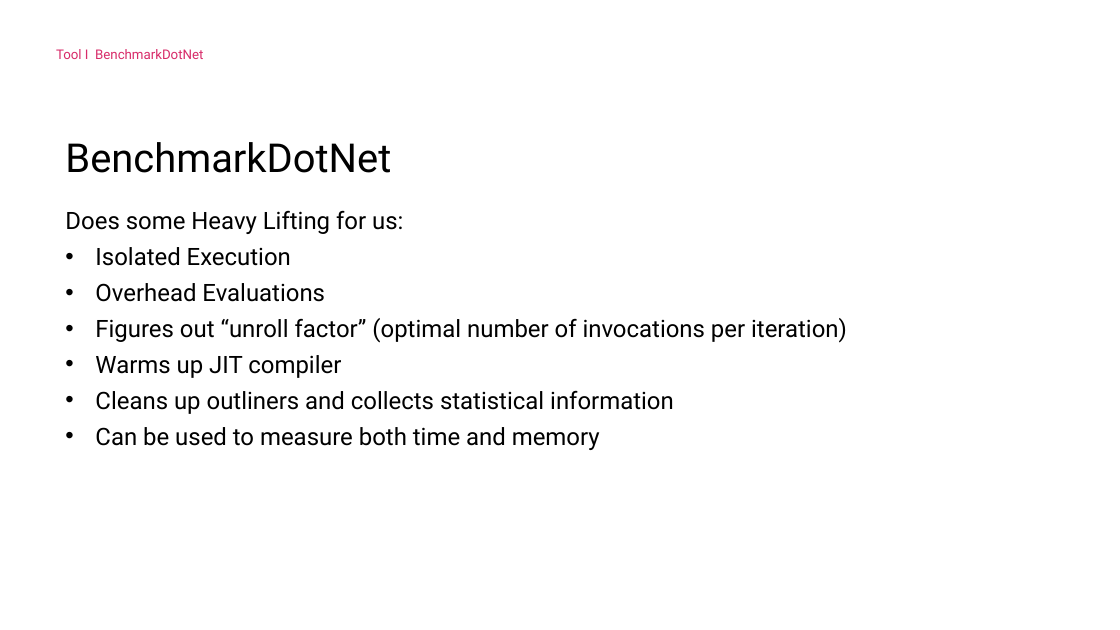
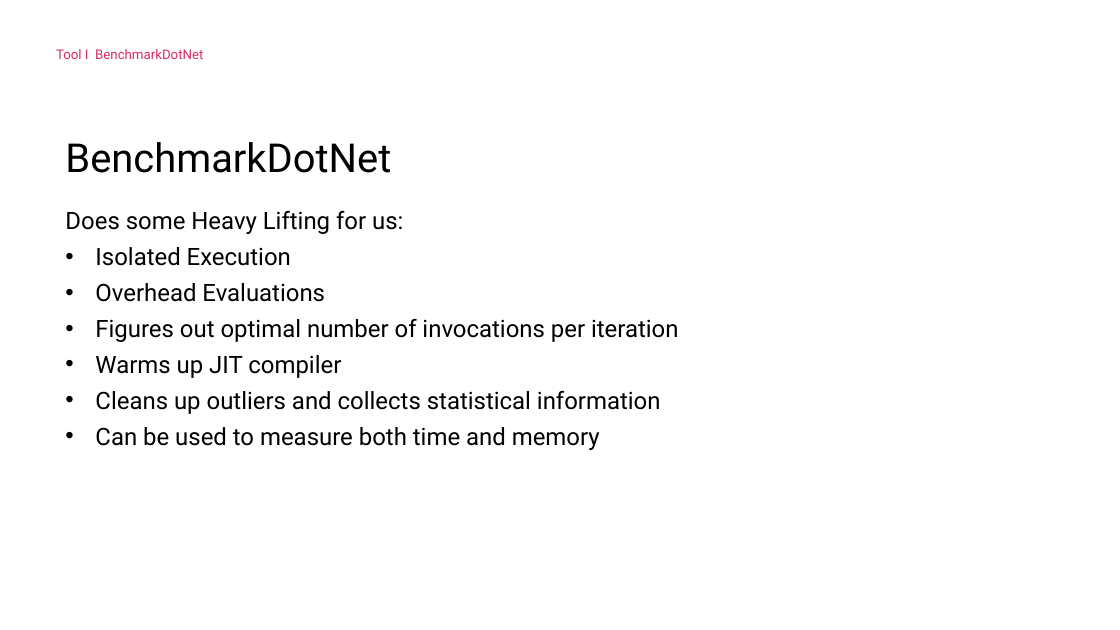
Before and after one commit to ILikeSahne/PerformanceOptimizationsInCSharp, a slide deck: slide 39 of Powerpoint.pptx. Drawn at 1120x630 pixels with LibreOffice and Linux fonts; fonts in the diff are those of the drawing; background and template pictures are left out. Boxes give left, top, right and bottom in pixels: in the first picture for what was removed or moved away, otherwise in the second. Text is boxed around its words. In the diff, an @@ line names an element or a change of style, - is before the commit and + after.

```diff
--- a/Powerpoint.pptx
+++ b/Powerpoint.pptx
@@ text at (x1=95, y1=319, x2=679, y2=342): text changed @@
-• Figures out “unroll factor” (optimal number of invocations per iteration)
+• Figures out optimal number of invocations per iteration
@@ text at (x1=95, y1=390, x2=661, y2=414): text changed @@
-• Cleans up outliners and collects statistical information
+• Cleans up outliers and collects statistical information
```
Also in this commit, not shown: 95 other slides changed, 7 slides added, 1 slide removed, 10 other files.
